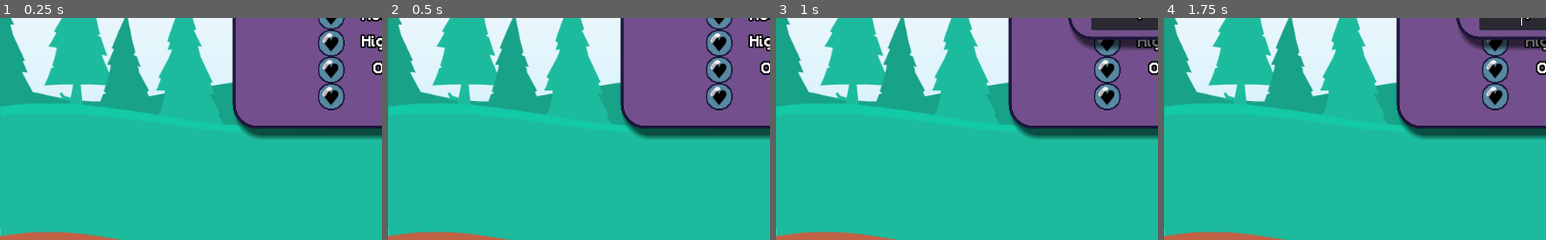
Above: before the commit, frames 1-4 (left to right).
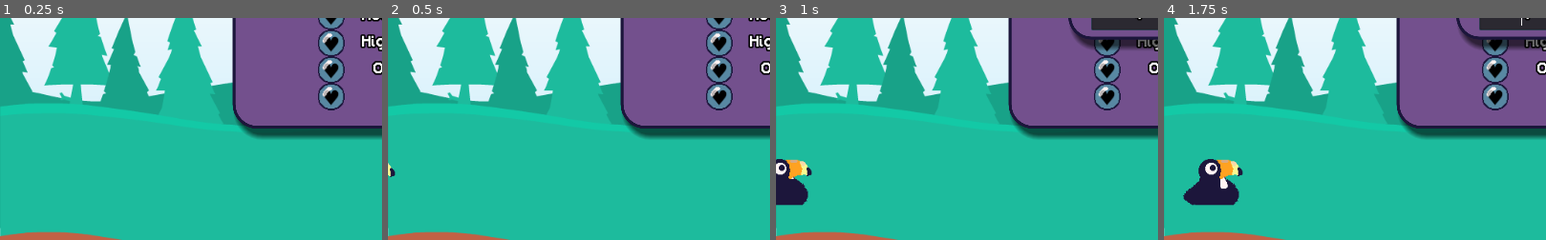
Above: after the commit, the same moments.

Repository: YannBurrett/ToucyBubble
Game: Godot game, scene res://UI/MainMenu.tscn
The game is run twice, just before and just after one commit, with the same random seed, the same clock (stepped at 60 frames per second) and the same inputs.
Inputs (mouse positions are % of the whole screen's width and height, from its top left):
- Up to frame 1 (0.25 s): no input
- Up to frame 2 (0.5 s): no input
- Up to frame 3 (1 s): click (43, 50) at 0.5 s
- Up to frame 4 (1.75 s): click (43, 50) at 1.25 s
The pictures show only the part of the screen within x 0-50%, y 50-100%; the shares and areas given below are measured in that part.

Frame 1 is identical in both runs. In frame 2, less than 0.1% of the frame differs, in the area x 0-2%, y 65-72%; in frame 3, 1.6%; in frame 4, 2.3%, in the area x 5-21%, y 63-85%.

Commit message:
Amizifying The Menu Screen

Diff:
--- /dev/null
+++ b/Particles/BubbleCannon.gd
@@ -0,0 +1,8 @@
+extends Particles2D
+
+func _ready():
+	texture = GameState.bubble_sprites
+
+
+func update_symbols(bubbles):
+	texture = bubbles
--- /dev/null
+++ b/Particles/BubbleCannon.tscn
@@ -0,0 +1,33 @@
+[gd_scene load_steps=5 format=2]
+
+[ext_resource path="res://Sprites/BubbleSpriteSheet2.png" type="Texture" id=1]
+[ext_resource path="res://Particles/BubbleCannon.gd" type="Script" id=2]
+
+[sub_resource type="CanvasItemMaterial" id=1]
+particles_animation = true
+particles_anim_h_frames = 10
+particles_anim_v_frames = 1
+particles_anim_loop = false
+
+[sub_resource type="ParticlesMaterial" id=2]
+emission_shape = 1
+emission_sphere_radius = 128.0
+flag_disable_z = true
+direction = Vector3( 1, -0.5, 0 )
+spread = 15.0
+gravity = Vector3( 0, 200, 0 )
+initial_velocity = 450.0
+orbit_velocity = 0.0
+orbit_velocity_random = 0.0
+anim_offset = 1.0
+anim_offset_random = 1.0
+
+[node name="BubbleCannon" type="Particles2D" groups=["Bubbles"]]
+material = SubResource( 1 )
+emitting = false
+amount = 512
+lifetime = 4.0
+one_shot = true
+process_material = SubResource( 2 )
+texture = ExtResource( 1 )
+script = ExtResource( 2 )
--- a/Player/Player.tscn
+++ b/Player/Player.tscn
@@ -10,21 +10,6 @@
 flags = 4
 atlas = ExtResource( 1 )
 region = Rect2( 0, 0, 128, 102 )
-
-[sub_resource type="AtlasTexture" id=8]
-flags = 4
-atlas = ExtResource( 1 )
-region = Rect2( 0, 0, 128, 102 )
-
-[sub_resource type="AtlasTexture" id=9]
-flags = 4
-atlas = ExtResource( 1 )
-region = Rect2( 256, 102, 128, 102 )
-
-[sub_resource type="AtlasTexture" id=10]
-flags = 4
-atlas = ExtResource( 1 )
-region = Rect2( 384, 102, 128, 102 )
 
 [sub_resource type="AtlasTexture" id=2]
 flags = 4
@@ -56,16 +41,26 @@
 atlas = ExtResource( 1 )
 region = Rect2( 128, 0, 128, 102 )
 
+[sub_resource type="AtlasTexture" id=8]
+flags = 4
+atlas = ExtResource( 1 )
+region = Rect2( 0, 0, 128, 102 )
+
+[sub_resource type="AtlasTexture" id=9]
+flags = 4
+atlas = ExtResource( 1 )
+region = Rect2( 256, 102, 128, 102 )
+
+[sub_resource type="AtlasTexture" id=10]
+flags = 4
+atlas = ExtResource( 1 )
+region = Rect2( 384, 102, 128, 102 )
+
 [sub_resource type="SpriteFrames" id=11]
 animations = [ {
 "frames": [ SubResource( 1 ) ],
 "loop": true,
 "name": "idle",
-"speed": 5.0
-}, {
-"frames": [ SubResource( 8 ), SubResource( 9 ), SubResource( 10 ), SubResource( 10 ), SubResource( 10 ), SubResource( 10 ), SubResource( 10 ), SubResource( 10 ), SubResource( 10 ), SubResource( 10 ), SubResource( 10 ), SubResource( 10 ), SubResource( 10 ), SubResource( 10 ), SubResource( 10 ), SubResource( 10 ), SubResource( 9 ), SubResource( 8 ) ],
-"loop": false,
-"name": "look",
 "speed": 5.0
 }, {
 "frames": [ SubResource( 2 ), SubResource( 3 ), SubResource( 4 ), SubResource( 5 ), SubResource( 4 ), SubResource( 5 ), SubResource( 4 ), SubResource( 4 ), SubResource( 5 ), SubResource( 4 ), SubResource( 5 ), SubResource( 4 ), SubResource( 5 ), SubResource( 4 ), SubResource( 5 ) ],
@@ -77,13 +72,18 @@
 "loop": false,
 "name": "blink",
 "speed": 5.0
+}, {
+"frames": [ SubResource( 8 ), SubResource( 9 ), SubResource( 10 ), SubResource( 10 ), SubResource( 10 ), SubResource( 10 ), SubResource( 10 ), SubResource( 10 ), SubResource( 10 ), SubResource( 10 ), SubResource( 10 ), SubResource( 10 ), SubResource( 10 ), SubResource( 10 ), SubResource( 10 ), SubResource( 10 ), SubResource( 9 ), SubResource( 8 ) ],
+"loop": false,
+"name": "look",
+"speed": 5.0
 } ]
 
 [node name="Player" type="Node2D" groups=["Player"]]
 position = Vector2( 0, 2 )
 script = ExtResource( 2 )
 
-[node name="AnimatedSprite" type="AnimatedSprite" parent="."]
+[node name="ToucySprite" type="AnimatedSprite" parent="."]
 position = Vector2( -65, 3 )
 frames = SubResource( 11 )
 animation = "idle"
@@ -121,5 +121,4 @@
 wait_time = 7.0
 autostart = true
 
-[connection signal="animation_finished" from="AnimatedSprite" to="." method="_on_AnimatedSprite_animation_finished"]
 [connection signal="timeout" from="Timer" to="." method="_on_Timer_timeout"]
--- a/UI/MainMenu.tscn
+++ b/UI/MainMenu.tscn
@@ -7,12 +7,177 @@
 [ext_resource path="res://UI/LevelSelect.tscn" type="PackedScene" id=5]
 [ext_resource path="res://UI/OptionsMenu.tscn" type="PackedScene" id=6]
 [ext_resource path="res://UI/HighScores.tscn" type="PackedScene" id=7]
+[ext_resource path="res://Sprites/Toucan_spritesheet.png" type="Texture" id=8]
+[ext_resource path="res://Particles/BubbleCannon.tscn" type="PackedScene" id=9]
 
 [sub_resource type="DynamicFont" id=1]
 size = 48
 outline_size = 8
 outline_color = Color( 0.113725, 0.0901961, 0.235294, 1 )
 font_data = ExtResource( 3 )
+
+[sub_resource type="AtlasTexture" id=2]
+flags = 4
+atlas = ExtResource( 8 )
+region = Rect2( 0, 0, 128, 102 )
+
+[sub_resource type="AtlasTexture" id=3]
+flags = 4
+atlas = ExtResource( 8 )
+region = Rect2( 256, 102, 128, 102 )
+
+[sub_resource type="AtlasTexture" id=4]
+flags = 4
+atlas = ExtResource( 8 )
+region = Rect2( 384, 102, 128, 102 )
+
+[sub_resource type="AtlasTexture" id=5]
+flags = 4
+atlas = ExtResource( 8 )
+region = Rect2( 0, 0, 128, 102 )
+
+[sub_resource type="AtlasTexture" id=6]
+flags = 4
+atlas = ExtResource( 8 )
+region = Rect2( 0, 102, 128, 102 )
+
+[sub_resource type="AtlasTexture" id=7]
+flags = 4
+atlas = ExtResource( 8 )
+region = Rect2( 128, 102, 128, 102 )
+
+[sub_resource type="AtlasTexture" id=8]
+flags = 4
+atlas = ExtResource( 8 )
+region = Rect2( 0, 204, 128, 102 )
+
+[sub_resource type="AtlasTexture" id=9]
+flags = 4
+atlas = ExtResource( 8 )
+region = Rect2( 128, 204, 128, 102 )
+
+[sub_resource type="AtlasTexture" id=10]
+flags = 4
+atlas = ExtResource( 8 )
+region = Rect2( 256, 204, 128, 102 )
+
+[sub_resource type="SpriteFrames" id=11]
+animations = [ {
+"frames": [ SubResource( 2 ), SubResource( 3 ), SubResource( 4 ) ],
+"loop": false,
+"name": "Look",
+"speed": 5.0
+}, {
+"frames": [ SubResource( 5 ), SubResource( 6 ), SubResource( 7 ), SubResource( 8 ), SubResource( 9 ), SubResource( 10 ) ],
+"loop": true,
+"name": "Walk",
+"speed": 10.0
+} ]
+
+[sub_resource type="Animation" id=12]
+resource_name = "Intro"
+length = 25.0
+loop = true
+step = 0.5
+tracks/0/type = "value"
+tracks/0/path = NodePath("ToucySprite:animation")
+tracks/0/interp = 1
+tracks/0/loop_wrap = true
+tracks/0/imported = false
+tracks/0/enabled = true
+tracks/0/keys = {
+"times": PoolRealArray( 0, 5, 10 ),
+"transitions": PoolRealArray( 1, 1, 1 ),
+"update": 1,
+"values": [ "Walk", "Look", "Walk" ]
+}
+tracks/1/type = "value"
+tracks/1/path = NodePath("ToucySprite:position")
+tracks/1/interp = 1
+tracks/1/loop_wrap = true
+tracks/1/imported = false
+tracks/1/enabled = true
+tracks/1/keys = {
+"times": PoolRealArray( 0, 5, 10, 15 ),
+"transitions": PoolRealArray( 1, 1, 1, 1 ),
+"update": 0,
+"values": [ Vector2( -64, 512 ), Vector2( 320, 512 ), Vector2( 320, 512 ), Vector2( -64, 512 ) ]
+}
+tracks/2/type = "value"
+tracks/2/path = NodePath("ToucySprite:flip_h")
+tracks/2/interp = 1
+tracks/2/loop_wrap = true
+tracks/2/imported = false
+tracks/2/enabled = true
+tracks/2/keys = {
+"times": PoolRealArray( 0, 9.5 ),
+"transitions": PoolRealArray( 1, 1 ),
+"update": 1,
+"values": [ false, true ]
+}
+tracks/3/type = "value"
+tracks/3/path = NodePath("CanvasLayer/BubbleCannon:emitting")
+tracks/3/interp = 1
+tracks/3/loop_wrap = true
+tracks/3/imported = false
+tracks/3/enabled = true
+tracks/3/keys = {
+"times": PoolRealArray( 0, 17 ),
+"transitions": PoolRealArray( 1, 1 ),
+"update": 1,
+"values": [ false, true ]
+}
+
+[sub_resource type="Animation" id=13]
+length = 0.001
+tracks/0/type = "value"
+tracks/0/path = NodePath("ToucySprite:animation")
+tracks/0/interp = 1
+tracks/0/loop_wrap = true
+tracks/0/imported = false
+tracks/0/enabled = true
+tracks/0/keys = {
+"times": PoolRealArray( 0 ),
+"transitions": PoolRealArray( 1 ),
+"update": 0,
+"values": [ "Walk" ]
+}
+tracks/1/type = "value"
+tracks/1/path = NodePath("ToucySprite:position")
+tracks/1/interp = 1
+tracks/1/loop_wrap = true
+tracks/1/imported = false
+tracks/1/enabled = true
+tracks/1/keys = {
+"times": PoolRealArray( 0 ),
+"transitions": PoolRealArray( 1 ),
+"update": 0,
+"values": [ Vector2( -64, 512 ) ]
+}
+tracks/2/type = "value"
+tracks/2/path = NodePath("ToucySprite:flip_h")
+tracks/2/interp = 1
+tracks/2/loop_wrap = true
+tracks/2/imported = false
+tracks/2/enabled = true
+tracks/2/keys = {
+"times": PoolRealArray( 0 ),
+"transitions": PoolRealArray( 1 ),
+"update": 0,
+"values": [ false ]
+}
+tracks/3/type = "value"
+tracks/3/path = NodePath("CanvasLayer/BubbleCannon:emitting")
+tracks/3/interp = 1
+tracks/3/loop_wrap = true
+tracks/3/imported = false
+tracks/3/enabled = true
+tracks/3/keys = {
+"times": PoolRealArray( 0 ),
+"transitions": PoolRealArray( 1 ),
+"update": 0,
+"values": [ false ]
+}
 
 [node name="MainMenu" type="Node2D"]
 script = ExtResource( 4 )
@@ -26,6 +191,9 @@
 texture = ExtResource( 1 )
 expand = true
 stretch_mode = 7
+
+[node name="BubbleCannon" parent="CanvasLayer" instance=ExtResource( 9 )]
+position = Vector2( -64, 320 )
 
 [node name="Control" type="Control" parent="CanvasLayer"]
 anchor_right = 1.0
@@ -131,6 +299,18 @@
 
 [node name="HighScores" parent="CanvasLayer/Control" instance=ExtResource( 7 )]
 
+[node name="ToucySprite" type="AnimatedSprite" parent="."]
+position = Vector2( -64, 512 )
+frames = SubResource( 11 )
+animation = "Walk"
+frame = 2
+playing = true
+
+[node name="AnimationPlayer" type="AnimationPlayer" parent="."]
+autoplay = "Intro"
+anims/Intro = SubResource( 12 )
+anims/RESET = SubResource( 13 )
+
 [connection signal="pressed" from="CanvasLayer/Control/MenuPanel/VBoxContainer/GridContainer/ButtonNewGame" to="." method="_on_ButtonNewGame_pressed"]
 [connection signal="pressed" from="CanvasLayer/Control/MenuPanel/VBoxContainer/GridContainer/ButtonHighScore" to="." method="_on_ButtonHighScore_pressed"]
 [connection signal="pressed" from="CanvasLayer/Control/MenuPanel/VBoxContainer/GridContainer/Buttonoptions" to="." method="_on_Buttonoptions_pressed"]
Not shown: 1 places in UI/MainMenu.tscn that only renumber resources
Binary file changed: UI/ToucyBubble.theme
